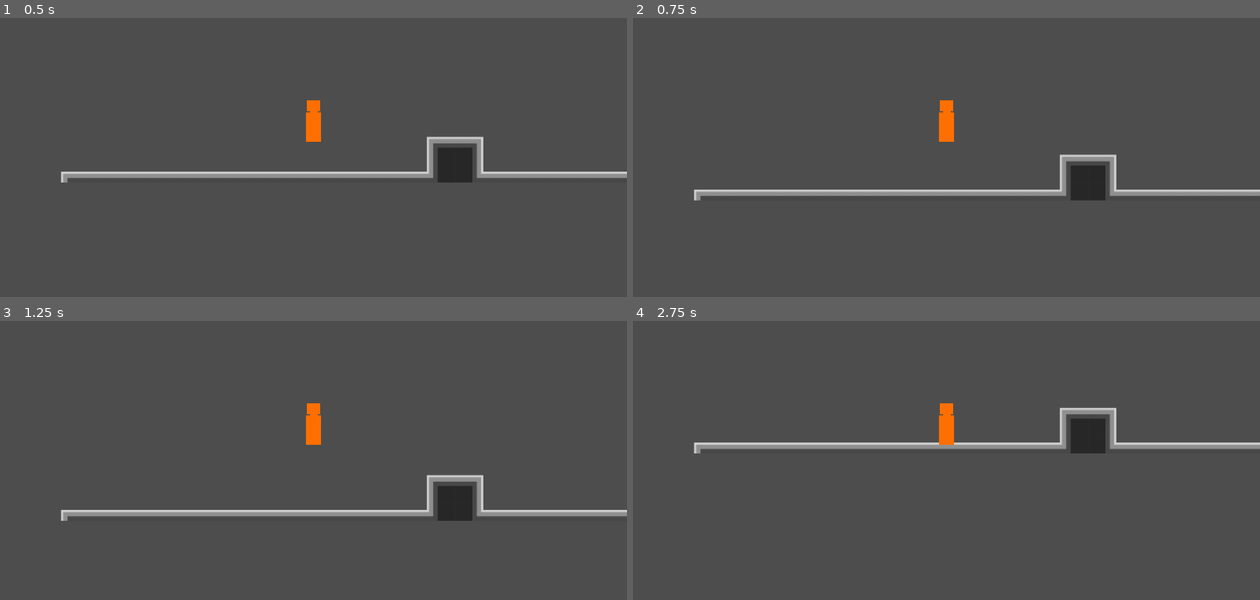
Above: before the commit, frames 1-4 (two rows, left to right).
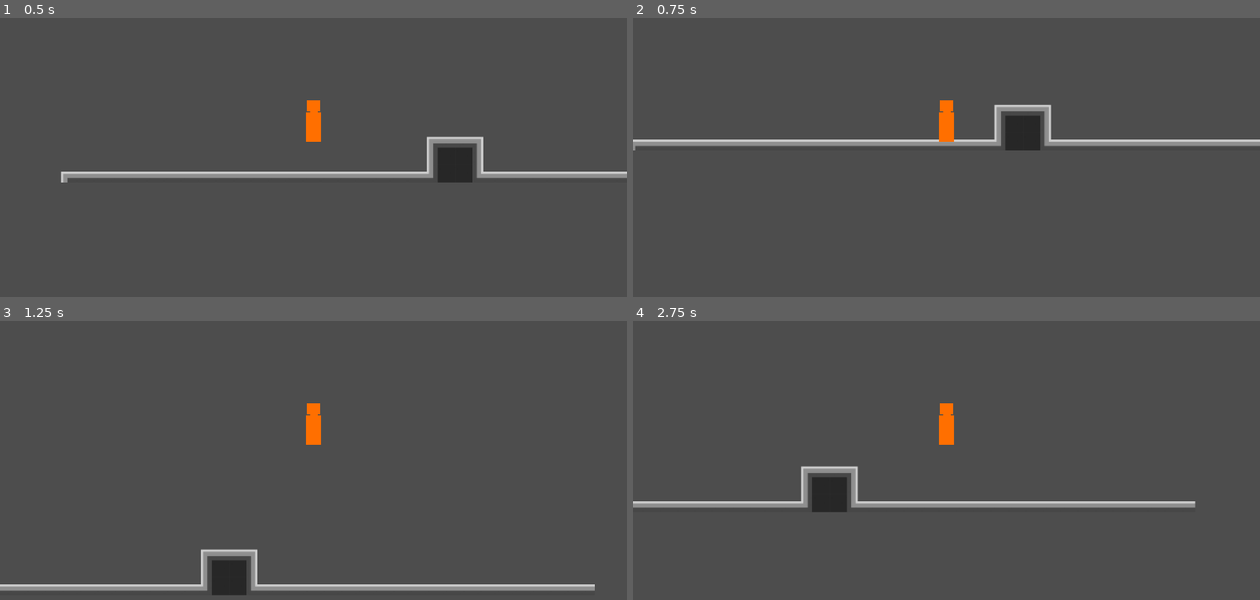
Above: after the commit, the same moments.

Repository: kashi618/Gaem-D
Game: Godot game, scene res://Scenes/Maps/TestMap.tscn
Two runs of this game, one before a commit and one after it. Both use one fixed random seed, a clock stepped at 60 frames per second and the inputs below.
Inputs:
- Up to frame 1 (0.5 s): no input
- Up to frame 2 (0.75 s): tap Enter (ui_accept) at 0.5, 0.6 s; hold D (right) from 0.53 s (still down)
- Up to frame 3 (1.25 s): keep holding D (right); tap Space (jump) at 0.77, 0.8, 1.07 s
- Up to frame 4 (2.75 s): tap Space (jump) at 1.35, 1.52, 1.82, 2.3 s; tap Enter (ui_accept) at 1.55, 2.1 s; release D (right) at 2.03 s; hold A (left) from 2.03 s (still down)

Frame 1 is identical in both runs. In frame 2, 6.2% of the frame differs, in the area x 0-100%, y 31-66%; in frame 3, 6.1%; in frame 4, 6.0%.

Commit message:
Refactored Character Movement

Diff:
--- a/Scenes/Player/player.gd
+++ b/Scenes/Player/player.gd
@@ -1,8 +1,7 @@
 extends CharacterBody2D
 
-
 const SPEED = 300.0
-const JUMP_VELOCITY = -400.0
+const JUMP_POWER = -500.0
 
 
 func _physics_process(delta: float) -> void:
@@ -10,16 +9,20 @@
 	if not is_on_floor():
 		velocity += get_gravity() * delta
 
-	# Handle jump.
-	if Input.is_action_just_pressed("ui_accept") and is_on_floor():
-		velocity.y = JUMP_VELOCITY
+	# Gets input from user
+	getMovement()
 
-	# Get the input direction and handle the movement/deceleration.
-	# As good practice, you should replace UI actions with custom gameplay actions.
-	var direction := Input.get_axis("ui_left", "ui_right")
+	# Allows movement of character
+	move_and_slide()
+
+func getMovement():
+	# Moves player left and right
+	var direction := Input.get_axis("left", "right")
 	if direction:
 		velocity.x = direction * SPEED
 	else:
 		velocity.x = move_toward(velocity.x, 0, SPEED)
 
-	move_and_slide()
+	# Jump!
+	if Input.is_action_just_pressed("jump") and is_on_floor():
+		velocity.y = JUMP_POWER
--- a/project.godot
+++ b/project.godot
@@ -19,27 +19,17 @@
 
 left={
 "deadzone": 0.5,
-"events": [Object(InputEventKey,"resource_local_to_scene":fa …(140 unchanged characters)… d":false,"keycode":0,"physical_keycode":4194319,"key_label":0,"unicode":0,"location":0,"echo":false,"script":null)
-, Object(InputEventKey,"resource_local_to_scene":false,"resource_name":"","device":-1,"window_id":0,"alt_pressed":false,"shift_pressed":false,"ctrl_pressed":false,"meta_pressed":false,"pressed":false,"keycode":0,"physical_keycode":65,"key_label":0,"unicode":97,"location":0,"echo":false,"script":null)
+"events": [Object(InputEventKey,"resource_local_to_scene":fa …(140 unchanged characters)… d":false,"keycode":0,"physical_keycode":65,"key_label":0,"unicode":97,"location":0,"echo":false,"script":null)
 ]
 }
 right={
 "deadzone": 0.5,
 "events": [Object(InputEventKey,"resource_local_to_scene":false,"resource_name":"","device":-1,"window_id":0,"alt_press …(192 unchanged characters)…
-, Object(InputEventKey,"resource_local_to_scene":false,"resource_name":"","device":-1,"window_id":0,"alt_pressed":false,"shift_pressed":false,"ctrl_pressed":false,"meta_pressed":false,"pressed":false,"keycode":0,"physical_keycode":4194321,"key_label":0,"unicode":0,"location":0,"echo":false,"script":null)
 ]
 }
 jump={
 "deadzone": 0.5,
 "events": [Object(InputEventKey,"resource_local_to_scene":false,"resource_name":"","device":-1,"window_id":0,"alt_press …(191 unchanged characters)…
-, Object(InputEventKey,"resource_local_to_scene":false,"resource_name":"","device":-1,"window_id":0,"alt_pressed":false,"shift_pressed":false,"ctrl_pressed":false,"meta_pressed":false,"pressed":false,"keycode":0,"physical_keycode":87,"key_label":0,"unicode":119,"location":0,"echo":false,"script":null)
-, Object(InputEventKey,"resource_local_to_scene":false,"resource_name":"","device":-1,"window_id":0,"alt_pressed":false,"shift_pressed":false,"ctrl_pressed":false,"meta_pressed":false,"pressed":false,"keycode":0,"physical_keycode":4194320,"key_label":0,"unicode":0,"location":0,"echo":false,"script":null)
-]
-}
-crouch={
-"deadzone": 0.5,
-"events": [Object(InputEventKey,"resource_local_to_scene":false,"resource_name":"","device":-1,"window_id":0,"alt_pressed":false,"shift_pressed":false,"ctrl_pressed":false,"meta_pressed":false,"pressed":false,"keycode":0,"physical_keycode":83,"key_label":0,"unicode":115,"location":0,"echo":false,"script":null)
-, Object(InputEventKey,"resource_local_to_scene":false,"resource_name":"","device":-1,"window_id":0,"alt_pressed":false,"shift_pressed":false,"ctrl_pressed":false,"meta_pressed":false,"pressed":false,"keycode":0,"physical_keycode":4194322,"key_label":0,"unicode":0,"location":0,"echo":false,"script":null)
 ]
 }
 
